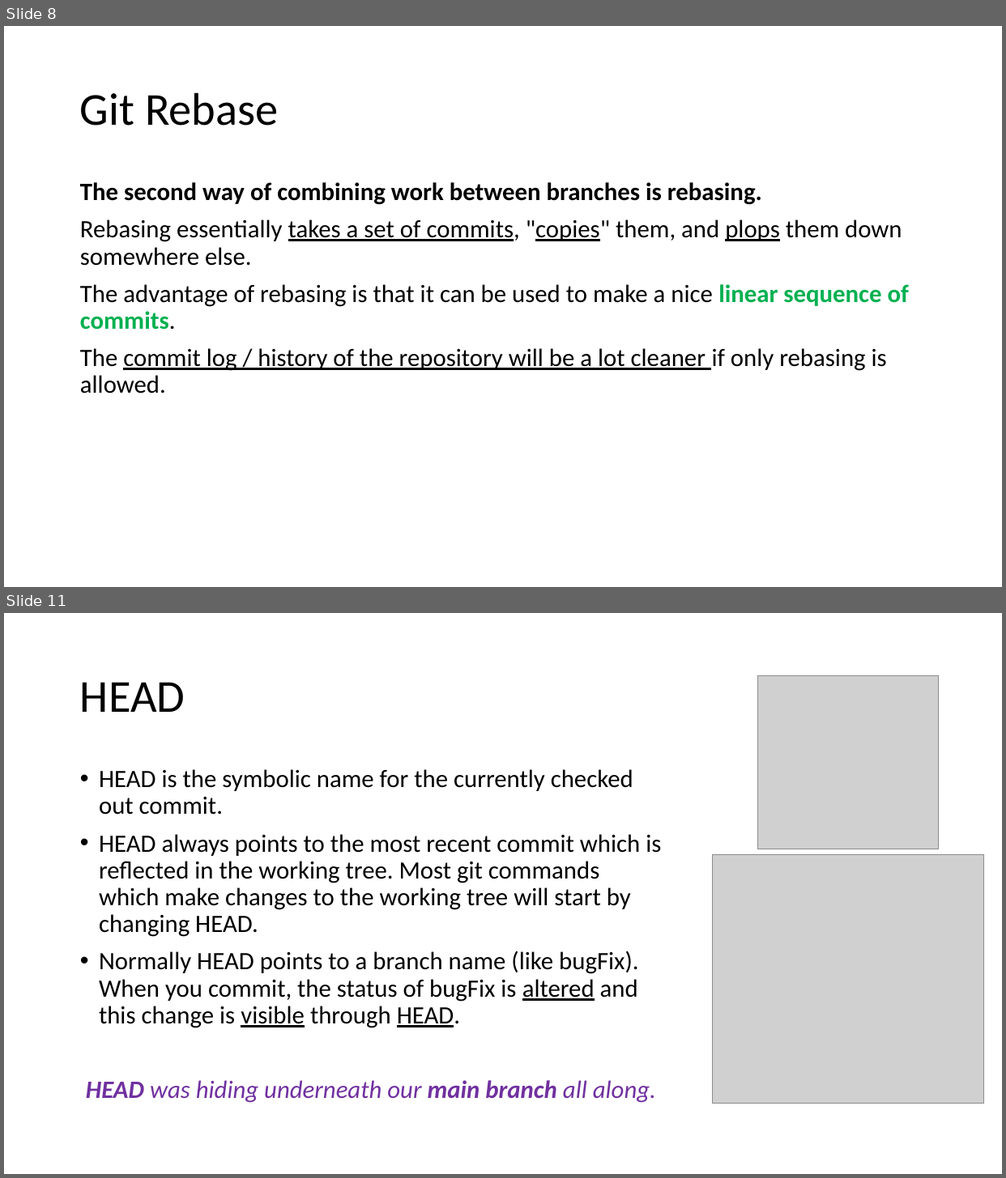
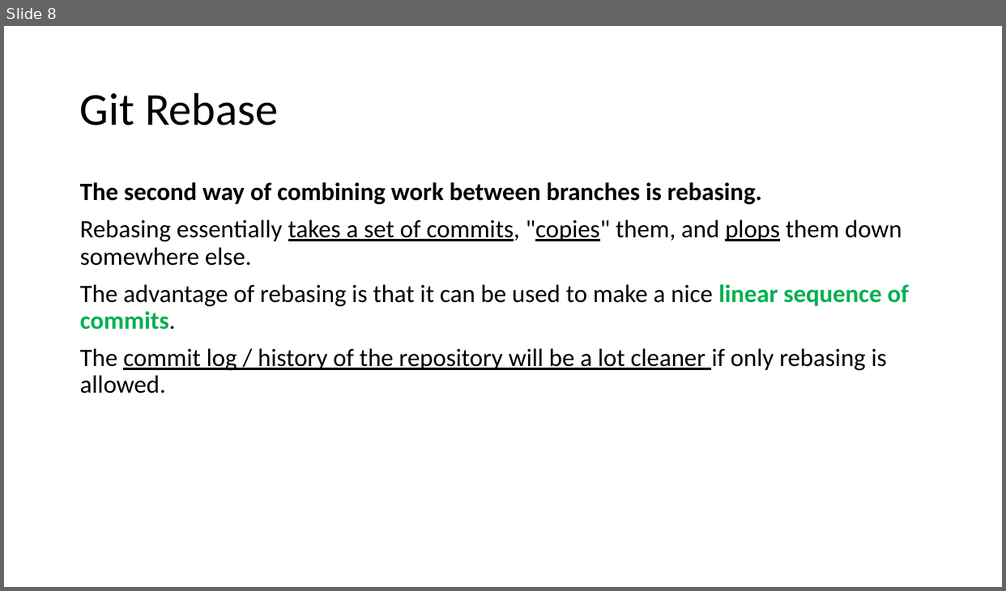
Before and after one commit to fmontazeri/Knowledeg, a slide deck: GitLearning.pptx. Shown one above the other, each under a label of ours: slides 8 and 11 before the commit, slide 8 after it; the slides between them are not shown. The pictures are 1006x1178 and 1006x591 pixels, drawn with LibreOffice and Linux fonts; fonts in the diff are those of the drawing; grey boxes stand for pictures. Boxes give left, top, right and bottom in pixels: in the first picture for what was removed or moved away, otherwise in the second. Text is boxed around its words. In the diff, an @@ line names an element or a change of style, - is before the commit and + after.

Commit message:
GitLearning - rebase - git head - detached head state

```diff
--- a/GitLearning.pptx
+++ b/GitLearning.pptx
@@ slide 11 removed at bbox=[4, 613, 1002, 1174], background #FFFFFF @@
@@ title removed at bbox=[80, 682, 185, 712] @@
-HEAD
@@ picture removed at bbox=[758, 675, 939, 849] @@
@@ text removed at bbox=[86, 769, 661, 1103] @@
-• HEAD is the symbolic name for the currently checked out commit.
-• HEAD always points to the most recent commit which is reflected in the working tree. Most git commands which make changes to the working tree will start by changing HEAD.
-• Normally HEAD points to a branch name (like bugFix). When you commit, the status of bugFix is altered and this change is visible through HEAD.
-HEAD was hiding underneath our main branch all along.
@@ picture removed at bbox=[713, 855, 985, 1104] @@
```
Also in this commit, not shown: 5 slides changed, 4 slides added, 1 other slide removed.
